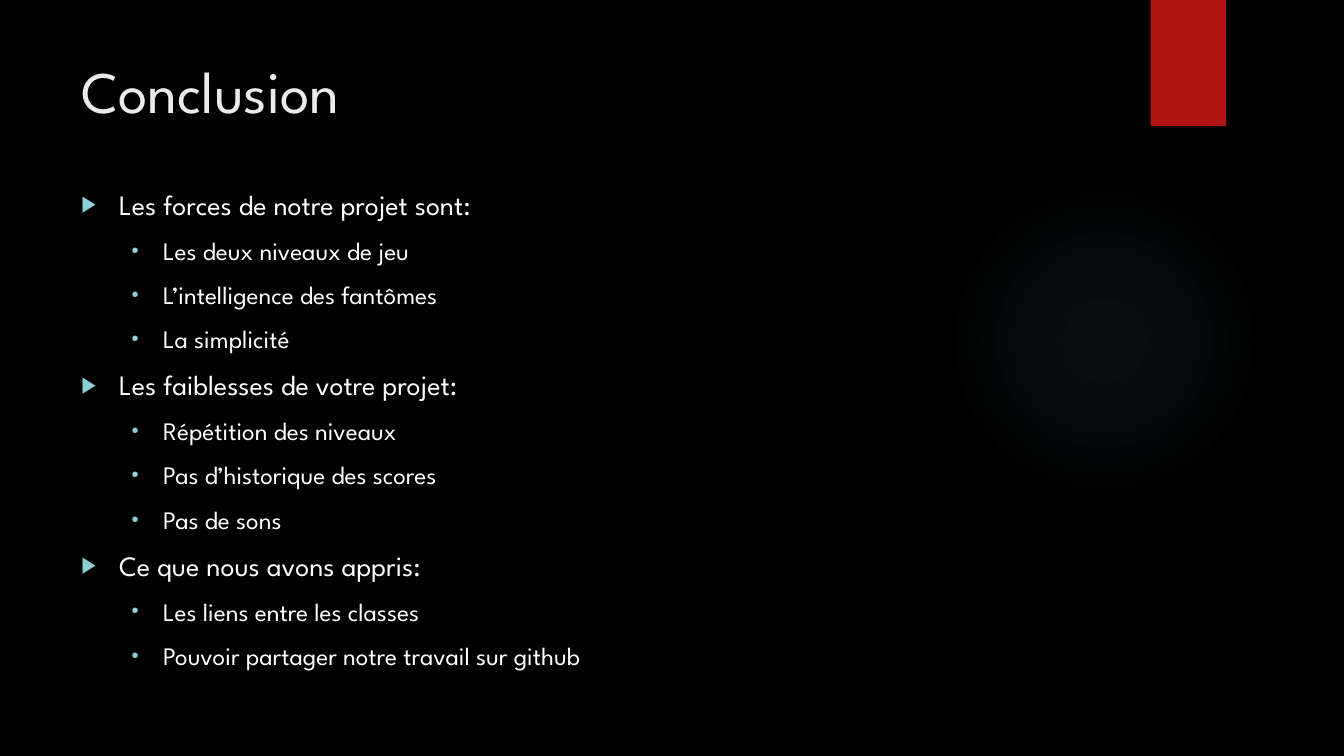
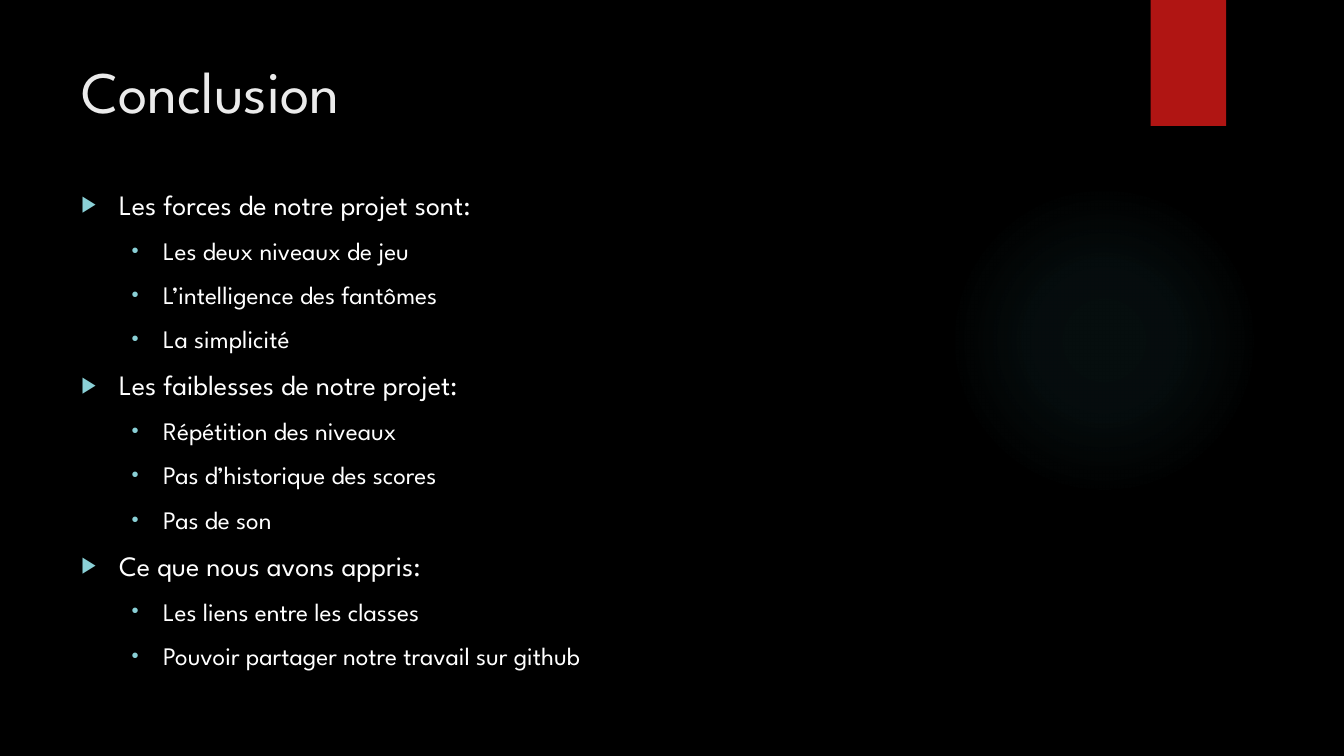
Before and after one commit to Bugnon/oc-2021, a slide deck: slide 19 of src/projet/projet3/Powerpoint_pacman.pptx. Drawn at 1344x756 pixels with LibreOffice and Linux fonts; fonts in the diff are those of the drawing; background and template pictures are left out. Boxes give left, top, right and bottom in pixels: in the first picture for what was removed or moved away, otherwise in the second. Text is boxed around its words. In the diff, an @@ line names an element or a change of style, - is before the commit and + after.

```diff
--- a/src/projet/projet3/Powerpoint_pacman.pptx
+++ b/src/projet/projet3/Powerpoint_pacman.pptx
@@ text at bbox=[119, 375, 458, 401]: text changed @@
-▶ Les faiblesses de votre projet:
+▶ Les faiblesses de notre projet:
@@ text at bbox=[163, 511, 271, 530]: text changed @@
-  • Pas de sons
+  • Pas de son
```
Also in this commit, not shown: 3 other slides changed, 1 other file.
